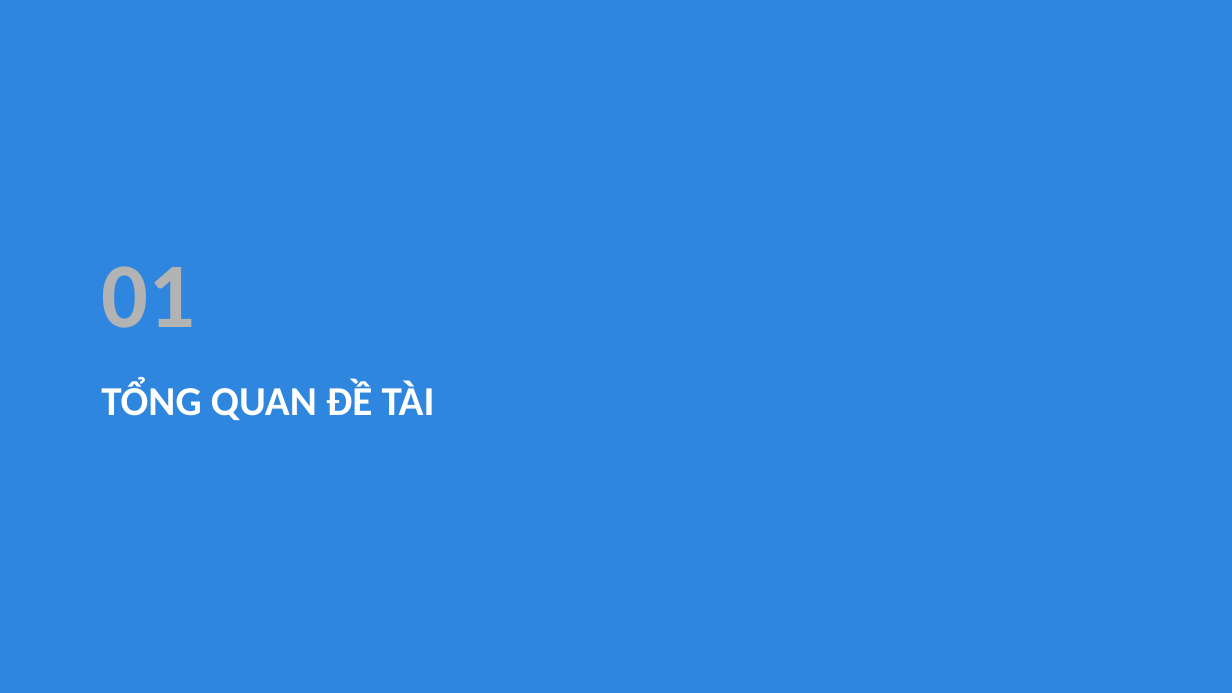
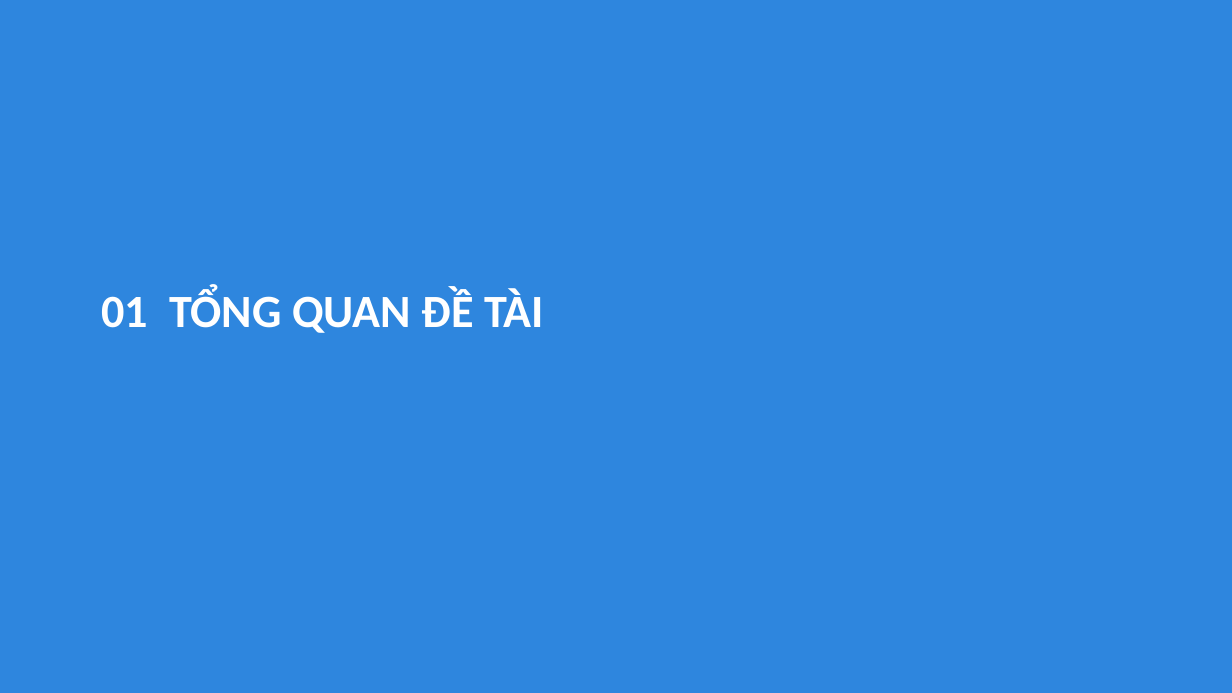
Before and after one commit to simasangggg/smartvn-report, a slide deck: slide 3 of SmartVN-Slides.pptx. Drawn at 1232x693 pixels with LibreOffice and Linux fonts; fonts in the diff are those of the drawing. Boxes give left, top, right and bottom in pixels: in the first picture for what was removed or moved away, otherwise in the second. Text is boxed around its words. In the diff, an @@ line names an element or a change of style, - is before the commit and + after.

```diff
--- a/SmartVN-Slides.pptx
+++ b/SmartVN-Slides.pptx
@@ text removed at (101, 266, 195, 328) @@
-01
@@ text at (101, 289, 544, 333): text changed; size 32 to 36 pt @@
-TỔNG QUAN ĐỀ TÀI
+01 TỔNG QUAN ĐỀ TÀI
```
Also in this commit, not shown: 15 other slides changed, 7 slides added, 26 slides removed, 1 other file.
